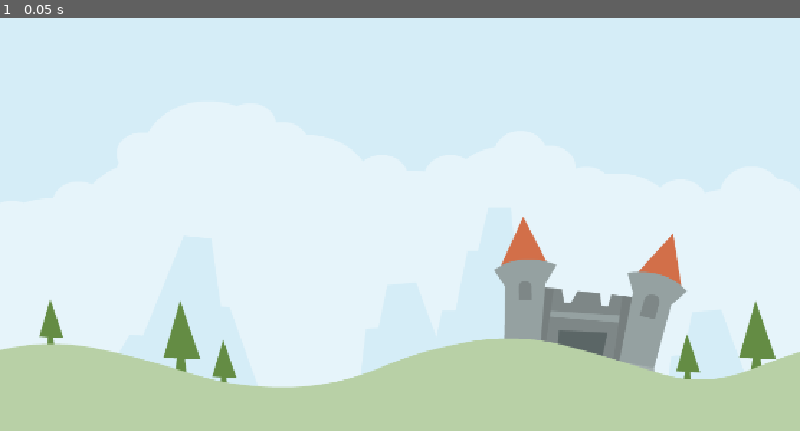
Above: before the commit, frame 1.
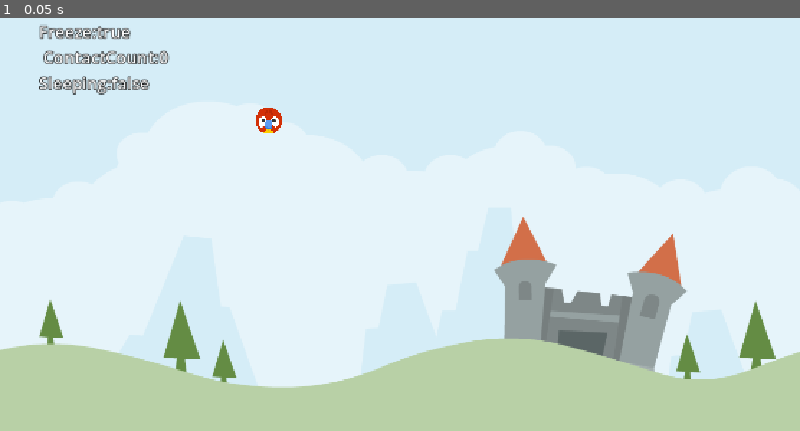
Above: after the commit, the same moment.

Repository: Kiermana/GodotCourseGame2
Game: Godot game, scene res://Scenes/LevelBase/level_base.tscn
The game is run twice, just before and just after one commit, with the same random seed, the same clock (stepped at 60 frames per second) and the same inputs. Before the commit the project has no main scene; this scene is started directly in both runs.
Inputs:
- Up to frame 1 (0.05 s): no input

The runs differ from the first frame. In frame 1, 1.2% of the frame differs, in the area x 4-36%, y 1-28%.

Commit message:
Base Animal scene
created base animal scene and added it to level_base

Diff:
--- /dev/null
+++ b/Scenes/Animal/animal.gd
@@ -0,0 +1,14 @@
+class_name Animal
+
+extends RigidBody2D
+@onready var label: Label = $Label
+
+
+# Called when the node enters the scene tree for the first time.
+func _ready() -> void:
+	pass # Replace with function body.
+
+
+# Called every frame. 'delta' is the elapsed time since the previous frame.
+func _process(delta: float) -> void:
+	label.text = "Freeze:%s\n ContactCount:%d\nSleeping:%s" % [freeze,get_contact_count(),sleeping]
--- /dev/null
+++ b/Scenes/Animal/animal.tscn
@@ -0,0 +1,44 @@
+[gd_scene format=3 uid="uid://hry4tlce2bq2"]
+
+[ext_resource type="Texture2D" uid="uid://dplfqy5csqafm" path="res://Assets/player/parrot.png" id="1_br5s5"]
+[ext_resource type="Script" uid="uid://c4nbtoo8ftybh" path="res://Scenes/Animal/animal.gd" id="1_hblmk"]
+[ext_resource type="AudioStream" uid="uid://b5f5seu34mi1f" path="res://Assets/audio/stretch2.ogg" id="2_hblmk"]
+[ext_resource type="AudioStream" uid="uid://bx43ahcn8xrer" path="res://Assets/audio/catapult.ogg" id="3_eawv1"]
+[ext_resource type="AudioStream" uid="uid://bmu243wuhmcrh" path="res://Assets/audio/kick_wood.ogg" id="4_dv2k2"]
+
+[sub_resource type="CircleShape2D" id="CircleShape2D_m4oba"]
+radius = 19.026299
+
+[node name="Animal" type="RigidBody2D" unique_id=824144512]
+input_pickable = true
+freeze = true
+contact_monitor = true
+max_contacts_reported = 1
+script = ExtResource("1_hblmk")
+
+[node name="Sprite2D" type="Sprite2D" parent="." unique_id=807891068]
+scale = Vector2(0.15, 0.15)
+texture = ExtResource("1_br5s5")
+
+[node name="Label" type="Label" parent="." unique_id=1343789137]
+top_level = true
+offset_left = 56.0
+offset_top = 56.0
+offset_right = 155.0
+offset_bottom = 79.0
+theme_override_colors/font_outline_color = Color(0, 0, 0, 1)
+theme_override_constants/outline_size = 5
+theme_override_font_sizes/font_size = 24
+text = "assadasdasd"
+
+[node name="StretchSound" type="AudioStreamPlayer2D" parent="." unique_id=1939269584]
+stream = ExtResource("2_hblmk")
+
+[node name="LaunchSound" type="AudioStreamPlayer2D" parent="." unique_id=1765782846]
+stream = ExtResource("3_eawv1")
+
+[node name="KickSound" type="AudioStreamPlayer2D" parent="." unique_id=1688423943]
+stream = ExtResource("4_dv2k2")
+
+[node name="CollisionShape2D" type="CollisionShape2D" parent="." unique_id=1177110019]
+shape = SubResource("CircleShape2D_m4oba")
--- a/Scenes/LevelBase/level_base.tscn
+++ b/Scenes/LevelBase/level_base.tscn
@@ -1,6 +1,7 @@
 [gd_scene format=3 uid="uid://cdelf7xb377e5"]
 
 [ext_resource type="Texture2D" uid="uid://d0h8tl5wxu6iu" path="res://Assets/scene/colored_castle.png" id="1_fe7a1"]
+[ext_resource type="PackedScene" uid="uid://hry4tlce2bq2" path="res://Scenes/Animal/animal.tscn" id="2_1l5ts"]
 
 [node name="LevelBase" type="Node" unique_id=873146158]
 
@@ -9,3 +10,6 @@
 scale = Vector2(1.1318359, 1)
 texture = ExtResource("1_fe7a1")
 centered = false
+
+[node name="Animal" parent="." unique_id=824144512 instance=ExtResource("2_1l5ts")]
+position = Vector2(387, 201)
--- a/project.godot
+++ b/project.godot
@@ -11,6 +11,7 @@
 [application]
 
 config/name="AngryAnimals"
+run/main_scene="uid://cdelf7xb377e5"
 config/features=PackedStringArray("4.7", "Mobile")
 config/icon="uid://dsbcntmlueqyr"
 
@@ -18,6 +19,14 @@
 
 window/stretch/mode="canvas_items"
 window/stretch/aspect="expand"
+
+[input]
+
+drag={
+"deadzone": 0.2,
+"events": [Object(InputEventMouseButton,"resource_local_to_scene":false,"resource_name":"","device":-1,"window_id":0,"alt_pressed":false,"shift_pressed":false,"ctrl_pressed":false,"meta_pressed":false,"button_mask":1,"position":Vector2(152, 15),"global_position":Vector2(161, 63),"factor":1.0,"button_index":1,"canceled":false,"pressed":true,"double_click":false,"script":null)
+]
+}
 
 [physics]
 
Not shown, added: Scenes/Animal/animal.gd.uid
